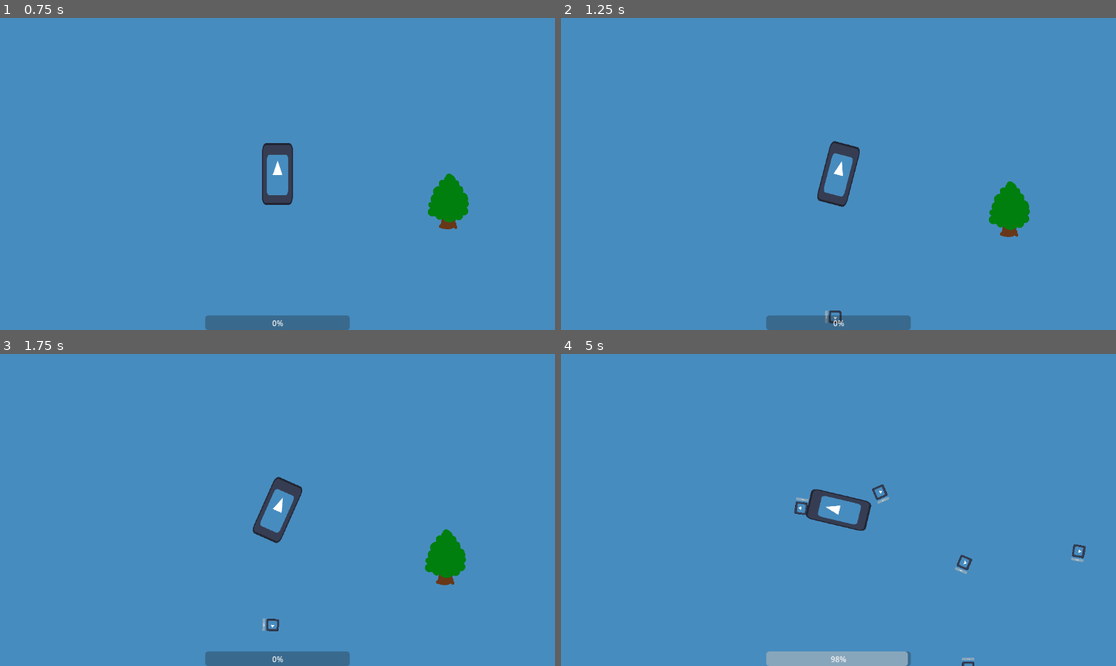
Above: before the commit, frames 1-4 (two rows, left to right).
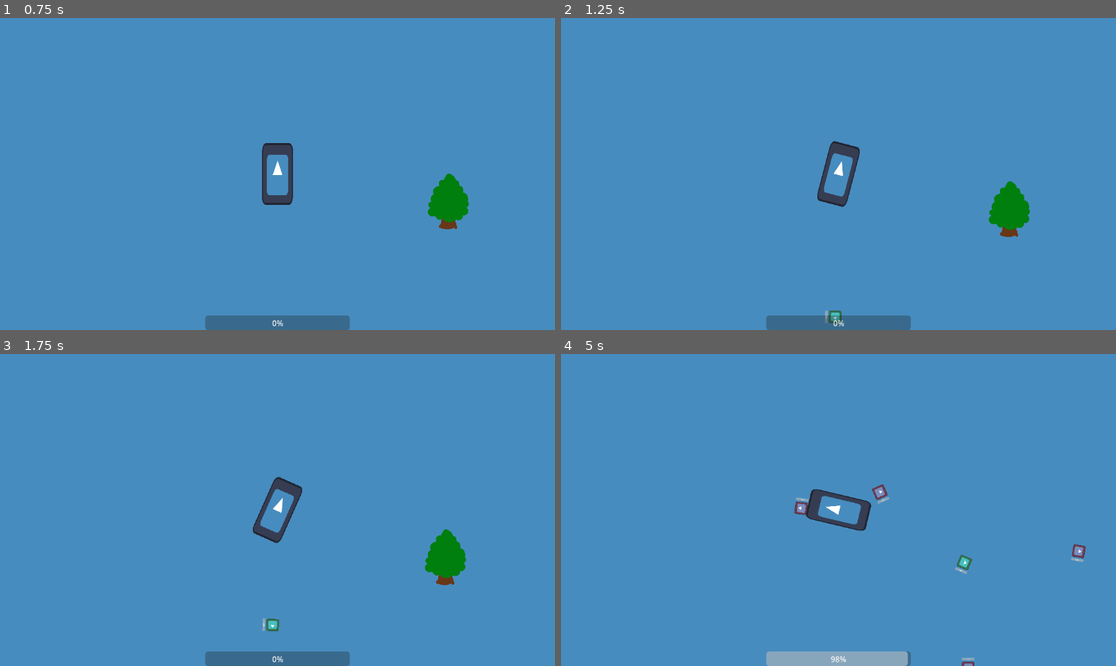
Above: after the commit, the same moments.

Repository: LeBulldoge/torqueterror
Game: Godot game, scene res://Main.tscn
Two runs of this game, one before a commit and one after it. Both use one fixed random seed, a clock stepped at 60 frames per second and the inputs below. The engine's default icon, where the game draws it, is replaced by a stand-in: a white triangle on a blue panel in a dark square.
Inputs:
- Up to frame 1 (0.75 s): tap Enter at 0.5 s; hold D (steer_right) from 0.53 s (still down); tap S (decelerate) at 0.6 s
- Up to frame 2 (1.25 s): keep holding D (steer_right)
- Up to frame 3 (1.75 s): release D (steer_right) at 1.28 s; hold A (steer_left) from 1.28 s (still down); tap S (decelerate) at 1.35 s
- Up to frame 4 (5 s): release A (steer_left) at 2.03 s; hold D (steer_right) 2.03-2.78 s; tap S (decelerate) every 0.75 s from 2.1 to 4.35 s; hold W (accelerate) 2.78-3.53 s; hold A (steer_left) from 3.53 s (still down)

Frame 1 is identical in both runs. In frame 2, less than 0.1% of the frame differs, in the area x 48-51%, y 93-98%; in frame 3, less than 0.1%; in frame 4, 0.4%, in the area x 42-95%, y 41-100%.

Commit message:
Added shaders to differentiate between enemy types

Diff:
--- a/Main.gd
+++ b/Main.gd
@@ -18,7 +18,7 @@
 
 func game_over():
     $SpawnTimer.stop()
-
+    get_tree().call_group("enemies", "queue_free")
 
 func get_point_outside_viewport() -> Vector2:
     $SpawnPath.position = $Map/Player.position
--- /dev/null
+++ b/enemy/melee_enemy.gdshader
@@ -0,0 +1,6 @@
+shader_type canvas_item;
+
+void fragment() {
+	COLOR = texture(TEXTURE, UV);
+    COLOR.r += 0.2;
+}
--- a/enemy/melee_enemy.tscn
+++ b/enemy/melee_enemy.tscn
@@ -1,9 +1,10 @@
-[gd_scene load_steps=8 format=3 uid="uid://c0qyhk0615wpr"]
+[gd_scene load_steps=10 format=3 uid="uid://c0qyhk0615wpr"]
 
 [ext_resource type="Script" path="res://enemy/enemy.gd" id="1_tj1hn"]
 [ext_resource type="Texture2D" uid="uid://bqs2kod2xac7k" path="res://icon.svg" id="2_nj8b1"]
 [ext_resource type="Script" path="res://resources/health.gd" id="2_tofkq"]
 [ext_resource type="Script" path="res://resources/weapon.gd" id="3_frbuk"]
+[ext_resource type="Shader" path="res://enemy/melee_enemy.gdshader" id="4_2uae1"]
 
 [sub_resource type="Resource" id="Resource_43c8l"]
 resource_local_to_scene = true
@@ -18,6 +19,10 @@
 range = 50
 attack_cooldown = 1
 
+[sub_resource type="ShaderMaterial" id="ShaderMaterial_m4cgq"]
+resource_local_to_scene = true
+shader = ExtResource("4_2uae1")
+
 [sub_resource type="CircleShape2D" id="CircleShape2D_qy78n"]
 radius = 14.0357
 
@@ -28,6 +33,7 @@
 speed = 300
 
 [node name="Sprite2D" type="Sprite2D" parent="."]
+material = SubResource("ShaderMaterial_m4cgq")
 rotation = -1.5708
 scale = Vector2(0.2, 0.2)
 texture = ExtResource("2_nj8b1")
--- /dev/null
+++ b/enemy/ranged_enemy.gdshader
@@ -0,0 +1,6 @@
+shader_type canvas_item;
+
+void fragment() {
+	COLOR = texture(TEXTURE, UV);
+    COLOR.g += 0.2;
+}
--- a/enemy/ranged_enemy.tscn
+++ b/enemy/ranged_enemy.tscn
@@ -1,5 +1,6 @@
-[gd_scene load_steps=8 format=3 uid="uid://ct586xmf8u3f0"]
+[gd_scene load_steps=10 format=3 uid="uid://ct586xmf8u3f0"]
 
+[ext_resource type="Shader" path="res://enemy/ranged_enemy.gdshader" id="1_8wnw2"]
 [ext_resource type="Script" path="res://enemy/enemy.gd" id="1_ce1f0"]
 [ext_resource type="Script" path="res://resources/health.gd" id="2_5rgqe"]
 [ext_resource type="Texture2D" uid="uid://bqs2kod2xac7k" path="res://icon.svg" id="2_f0tpk"]
@@ -18,6 +19,9 @@
 range = 200
 attack_cooldown = 1
 
+[sub_resource type="ShaderMaterial" id="ShaderMaterial_23dfk"]
+shader = ExtResource("1_8wnw2")
+
 [sub_resource type="CircleShape2D" id="CircleShape2D_qy78n"]
 radius = 14.0357
 
@@ -28,6 +32,7 @@
 speed = 200
 
 [node name="Sprite2D" type="Sprite2D" parent="."]
+material = SubResource("ShaderMaterial_23dfk")
 rotation = -1.5708
 scale = Vector2(0.2, 0.2)
 texture = ExtResource("2_f0tpk")
